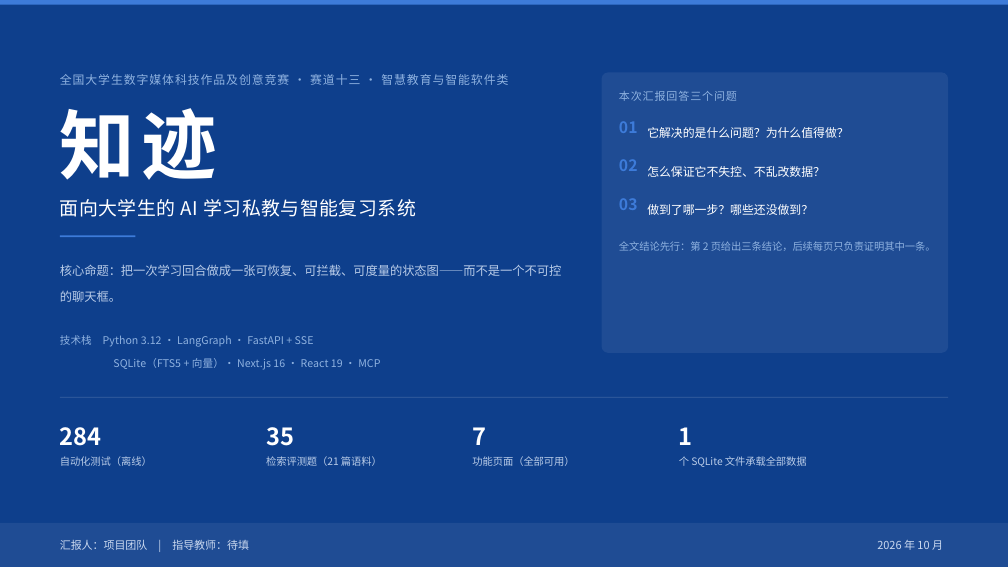
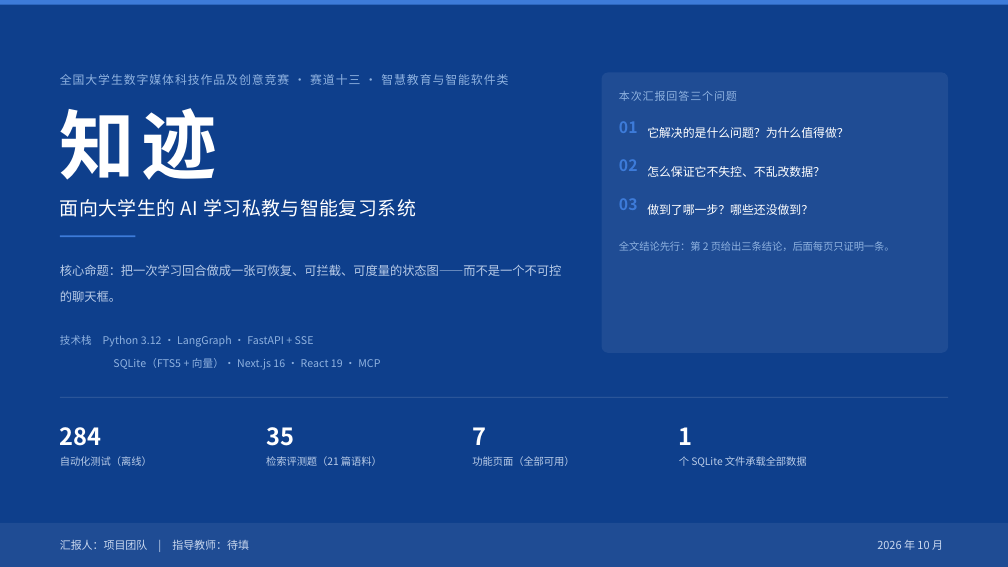
Before and after one commit to Baicaicn23/StudyGraph, a slide deck: slide 1 of docs/作品集/参赛/知迹答辩/知迹答辩.pptx. Drawn at 1008x567 pixels with LibreOffice and Linux fonts; fonts in the diff are those of the drawing. Boxes give left, top, right and bottom in pixels: in the first picture for what was removed or moved away, otherwise in the second. Text is boxed around its words. In the diff, an @@ line names an element or a change of style, - is before the commit and + after.

Commit message:
fix(ppt): 写页名必须用常驻模式；修封面断行
- 定位根因：一次性 `officecli set` 进程退出时**不落盘**（命令报 Updated，但文件 mtime 不变、
  zip 内 XML 搜不到页名）；`officecli get` 读的是内存状态，会给出假成功。
  改为 **open → 多次 set → close** 常驻模式，并把验收标准改成**直接读 zip 内 XML**。
- 用 OfficeCLI 定点改掉封面右侧「全文结论先行…」的孤字断行（改字不重灌整页，页名不受影响）。
- 脚本 docstring 与 AGENTS 补两条交互说明：
  ① 用 slidep 重灌某页后必须重跑本脚本补回该页页名；
  ② OfficeCLI 写 pptx 必须常驻模式 + close，且验收看 zip 内容而非 get 返回。
- 真交付件已写入 11 个页名（zip 内验证 11/11），体积 177 KB。

```diff
--- a/docs/作品集/参赛/知迹答辩/知迹答辩.pptx
+++ b/docs/作品集/参赛/知迹答辩/知迹答辩.pptx
@@ text at <box>619,241,895,251</box>: text changed @@
-全文结论先行：第 2 页给出三条结论，后续每页只负责证明其中一条。
+全文结论先行：第 2 页给出三条结论，后面每页只证明一条。
```
Also in this commit, not shown: 2 other files.
